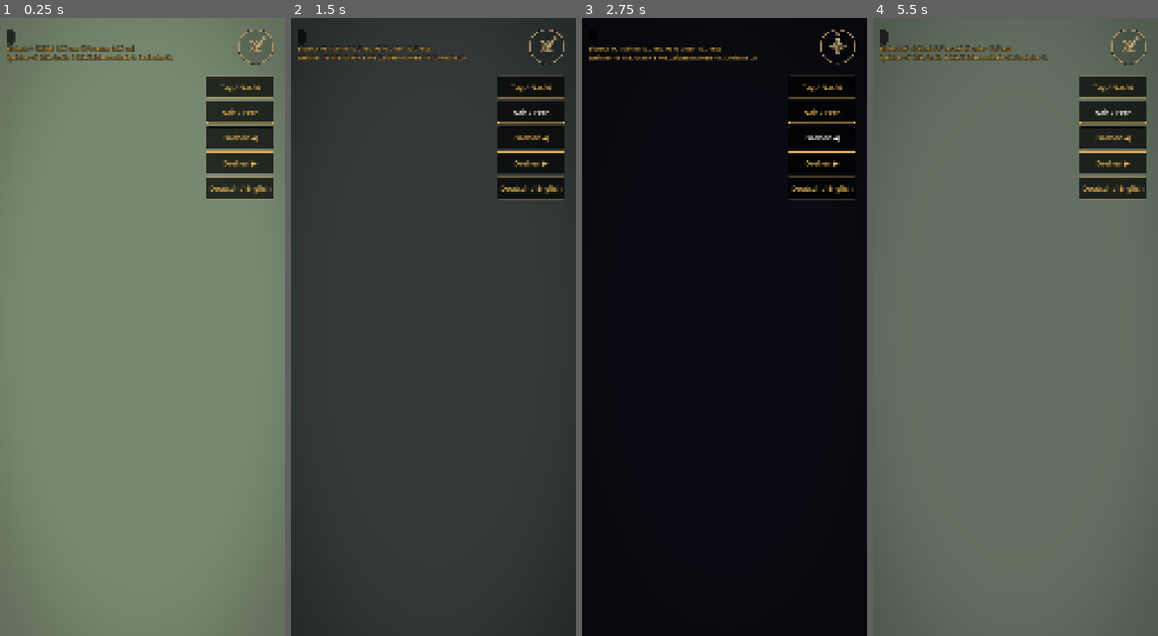
Above: before the commit, frames 1-4 (left to right).
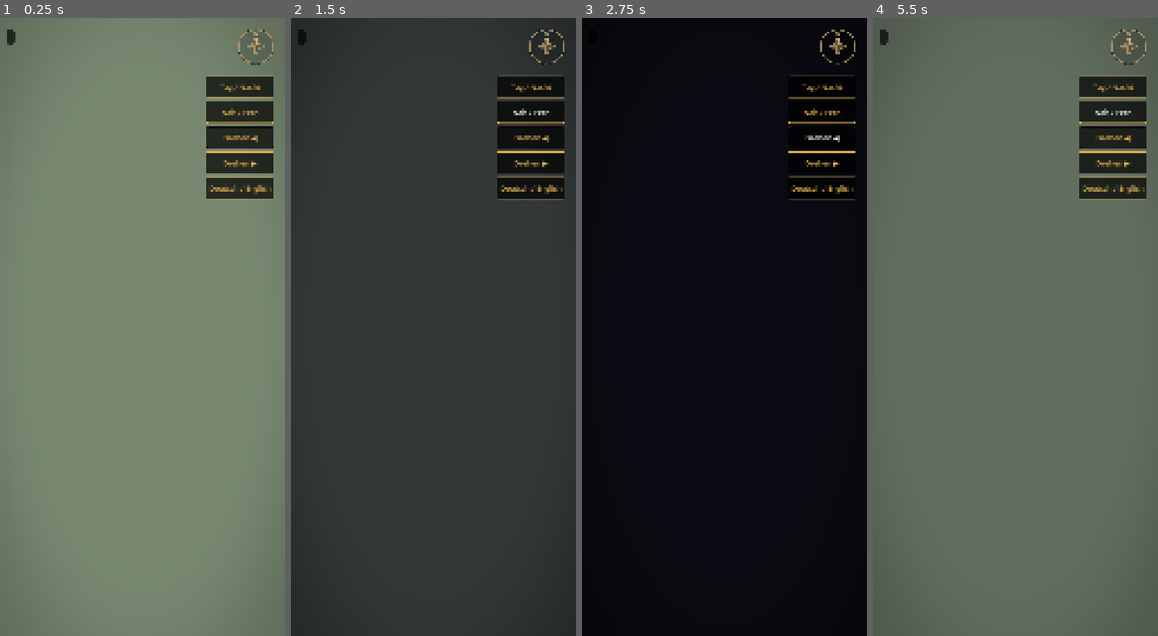
Above: after the commit, the same moments.

Repository: tramour-cmyk/androidapp_rpg_bornim
Game: Godot game, scene res://spiel.tscn
Two runs of this game, one before a commit and one after it. Both use one fixed random seed, a clock stepped at 60 frames per second and the inputs below.
Inputs:
- Up to frame 1 (0.25 s): no input
- Up to frame 2 (1.5 s): click "Tag / Nacht" at 0.5 s; click "Nah / Fern" at 1.25 s
- Up to frame 3 (2.75 s): click "Drehen ◀" at 2 s
- Up to frame 4 (5.5 s): click "Drehen ▶" at 2.75 s; click "Deutsch / English" at 3.5 s; click "Tag / Nacht" at 4.25 s; click "Nah / Fern" at 5 s

The runs differ from the first frame. In frame 1, 0.9% of the frame differs, in the area x 2-94%, y 2-8%; in frame 2, 0.6%; in frame 3, 0.6%; in frame 4, 0.9%, in the area x 2-94%, y 2-7%.
Error in both runs: Trying to assign value of type 'Nil' to a variable of type 'Dictionary'. (res://skripte/karte.gd:27)

Commit message:
399.1 Grundrisse Schenke, Laden, Aeltester, Tempel betretbar: raum.py baut jeden Grundriss aus karten.json (Dielen, Rueck- und Seitenwaende aus Putz mit Balken und Feldsteinsockel, zum Betrachter nur Bruestung, Moebel je Zeichen wie MapRoom.kt, Fenster mit Glas, Kamin und Kerzen als Licht), gebiet.gd innen ringsum schwarz, Kaminfeuer brennt Tag und Nacht, licht.gd innen: Sonne 0,3, Umgebung 0,7; godot.yml baut die Grundrisse und die Leute darin (Rowena, Borin, Thessa, Aldric, Osric). grundriss_test.gd: vier hinein und zurueck, 0 Fehler; skripte_pruefen 0 [skip ci]
Co-Authored-By: Claude Opus 5.5 <noreply@anthropic.com>
Claude-Session: https://claude.ai/code/session_01Hmoj76N4zECBDzpCT4MSFu

Diff:
--- a/godot/skripte/gebiet.gd
+++ b/godot/skripte/gebiet.gd
@@ -42,6 +42,11 @@
 	pm.size = Vector2(160, 160)
 	wiese.mesh = pm
 	wiese.material_override = boden
+	if info.get("innen", false):               # 399.1 Grundriss (raum.py): ringsum schwarz
+		var schwarz := StandardMaterial3D.new()
+		schwarz.shading_mode = BaseMaterial3D.SHADING_MODE_UNSHADED
+		schwarz.albedo_color = Color.BLACK
+		wiese.material_override = schwarz
 	wiese.layers = BODEN_SCHICHT
 	wiese.position = Vector3(karte.breite * Karte.TS / 2, -0.4, karte.hoehe * Karte.TS / 2)   # unter dem Flussbett (-0,34): auf -0,03 deckte sie das Wasser (-0,1) zu
 	add_child(wiese)
@@ -335,6 +340,18 @@
 	var inseln := PackedVector4Array()
 	for l in info["lichter"]:
 		var art: String = l["art"]
+		if art == "kamin" or art == "kerze":   # 399.1 Grundriss: Feuer im Kamin, Kerzen (raum.py)
+			var f := OmniLight3D.new()
+			f.position = gpos(l["pos"])
+			f.omni_range = float(l.get("reich", 2.0)) * Karte.TS
+			f.light_energy = float(l.get("kraft", 1.0)) * 1.6
+			f.light_color = Color(1.0, 0.62, 0.3)
+			f.omni_attenuation = 0.9
+			f.shadow_enabled = art == "kamin"
+			add_child(f)   # brennt Tag und Nacht (nicht in lampen, die nacht() nach der Tageszeit stellt)
+			f.set_meta("reich", f.omni_range); f.set_meta("kraft", float(l.get("kraft", 1.0)))
+			f.add_to_group("tuschelicht")
+			continue
 		if art != "laterne" and art != "fenster": continue
 		var q := gpos(l["pos"])
 		if art == "fenster":   # wie MapLight WINDOW: vor dem Haus auf den Boden, Reichweite 1,6 Kacheln, Staerke 0,7
--- a/godot/skripte/licht.gd
+++ b/godot/skripte/licht.gd
@@ -8,6 +8,7 @@
 var env: Environment
 var nacht := 0.0
 var ziel := 0.0
+var innen := false                     # 399.1 Grundriss: Licht aus Kamin, Kerzen, Fenstern; die Sonne nur als schwacher Rest von oben
 
 # 348.6 Runde 11 (Chef 25.10., 12:12: Sonnenstand und Schatten falsch, neu kurz nach rechts statt alt lang nach links unten):
 # drei Staende wie MapSun.Stand (Schattenrichtung auf der Karte, x Osten, z Sueden; Laenge je Meter Hoehe), gewechselt nur an
@@ -115,6 +116,10 @@
 	env.adjustment_contrast = lerpf(TAG_KONTRAST, NACHT_KONTRAST, k)
 	env.adjustment_saturation = lerpf(TAG_SAETTIGUNG, 0.45, k) + 0.1 * daemmerung   # nachts blasser und blau wie alt
 	env.background_color = Color(0.36, 0.42, 0.34).lerp(Color(0.03, 0.04, 0.08), k)
+	if innen:
+		sonne.light_energy *= 0.3
+		env.ambient_light_energy *= 0.7
+		env.background_color = Color(0.0, 0.0, 0.0)
 	toene(1.0 - k)
 	nacht_geaendert.emit(k)
 
--- a/godot/skripte/spiel.gd
+++ b/godot/skripte/spiel.gd
@@ -71,6 +71,8 @@
 	if held: held.queue_free()
 	if leute: leute.queue_free()
 	karte = Karte.lade(id, zustand.flaggen)   # 390: Schlagbaum, Tor, Ausgaenge und Wege lesen den Spielstand
+	licht.innen = String(karte.daten.get("art", "")) == "INTERIOR"   # 399.1 Grundriss
+	licht.stelle(licht.nacht)
 	gebiet = Gebiet.new(karte)
 	add_child(gebiet)
 	held = Held.new(karte)
--- /dev/null
+++ b/godot/tests/grundriss_test.gd
@@ -0,0 +1,32 @@
+extends SceneTree
+# 399.1 ohne Bild: aus dem Dorf durch jede Tuer eines Grundrisses (Schenke, Laden, Aeltester, Tempel) hinein und durch dessen Ausgang
+# zurueck; geprueft: Karte gewechselt, Held auf begehbarem Feld, Licht innen, zurueck im Dorf vor der Tuer. Braucht godot/daten wie im Bau.
+# Godot bricht headless beim Beenden ab, sobald das Dorf geladen war (399.1); massgeblich ist die Zeile GRUNDRISS.
+# Aufruf: im Ordner godot mit -s res://tests/grundriss_test.gd
+
+func _initialize() -> void:
+	_lauf.call_deferred()
+
+func _lauf() -> void:
+	var fehler := 0
+	var spiel = load("res://spiel.tscn").instantiate()
+	root.add_child(spiel)
+	for i in 5: await process_frame
+	for id in ["inn", "shop", "elder", "temple"]:
+		var tuer: Dictionary = {}
+		for a in spiel.karte.daten.get("ausgaenge", []):
+			if String(a["ziel"]["karte"]) == id: tuer = a; break
+		if tuer.is_empty(): print("FEHLER keine Tuer nach %s" % id); fehler += 1; continue
+		await spiel.geh_hinaus(tuer)
+		for i in 5: await process_frame
+		var drin: bool = spiel.karte.id == id
+		var frei: bool = spiel.karte.begehbar(spiel.held.kachel)
+		print("%s: drin %s, Held %s begehbar %s, Licht innen %s, Leute %d" % [id, drin, spiel.held.kachel, frei, spiel.licht.innen, spiel.leute.get_child_count()])
+		if not drin or not frei or not spiel.licht.innen: fehler += 1; print("FEHLER hinein %s" % id)
+		var raus: Dictionary = spiel.karte.daten.get("ausgaenge", [{}])[0]
+		await spiel.geh_hinaus(raus)
+		for i in 5: await process_frame
+		print("  zurueck: %s auf %s, Licht innen %s" % [spiel.karte.id, spiel.held.kachel, spiel.licht.innen])
+		if spiel.karte.id != "village" or spiel.licht.innen: fehler += 1; print("FEHLER hinaus %s" % id)
+	print("GRUNDRISS %d Fehler" % fehler)
+	quit(1 if fehler else 0)
Not shown, added: godot/tests/grundriss_test.gd.uid
Not shown, changed: .github/workflows/godot.yml
Not shown, added: tools/blender348/v3/raum.py
